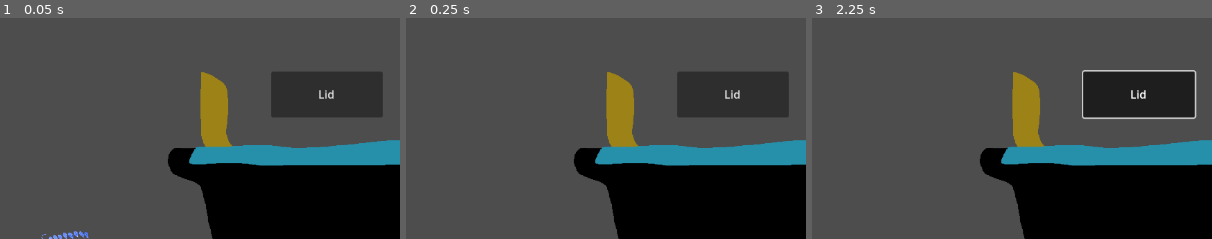
Above: before the commit, frames 1-3 (left to right).
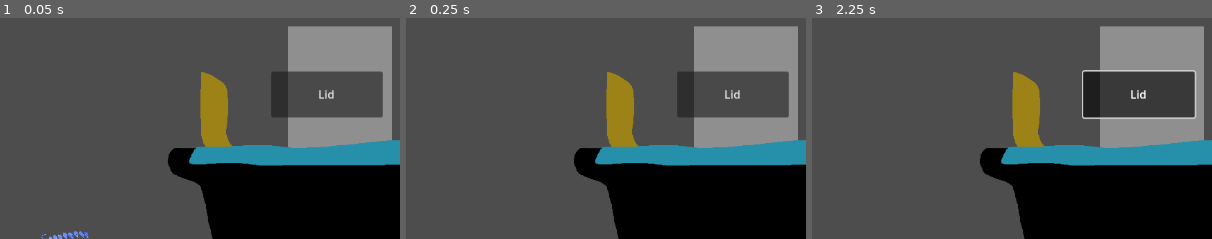
Above: after the commit, the same moments.

Repository: Gutek8134/poison-craft
Game: Godot game, scene res://scenes/levels/main.tscn
Two runs of this game, one before a commit and one after it. Both use one fixed random seed, a clock stepped at 60 frames per second and the inputs below. The engine's default icon, where the game draws it, is replaced by a stand-in: a white triangle on a blue panel in a dark square.
Inputs (mouse positions are % of the whole screen's width and height, from its top left):
- Up to frame 1 (0.05 s): no input
- Up to frame 2 (0.25 s): no input
- Up to frame 3 (2.25 s): click (58, 93) at 0.5 s; click (39, 93) at 1.25 s; click "Lid" at 2 s
The pictures show only the part of the screen within x 8-58%, y 17-67%; the shares and areas given below are measured in that part.

The runs differ from the first frame. In frame 1, 14% of the frame differs, in the area x 72-98%, y 3-59%; in frame 2, 14%; in frame 3, 13%.

Commit message:
created a salesperson to buy ingredients

Diff:
--- a/scenes/levels/shop.tscn
+++ b/scenes/levels/shop.tscn
@@ -1,6 +1,4 @@
-[gd_scene load_steps=2 format=3 uid="uid://4utasimisca2"]
-
-[ext_resource type="PackedScene" uid="uid://drjqsug8tgsxf" path="res://scenes/prefabs/ui/shop_item.tscn" id="1_csf3d"]
+[gd_scene format=3 uid="uid://4utasimisca2"]
 
 [node name="Shop" type="Control"]
 layout_mode = 3
@@ -23,15 +21,3 @@
 size_flags_horizontal = 3
 size_flags_vertical = 3
 columns = 3
-
-[node name="ShopItem" parent="ScrollContainer/GridContainer" instance=ExtResource("1_csf3d")]
-layout_mode = 2
-
-[node name="ShopItem2" parent="ScrollContainer/GridContainer" instance=ExtResource("1_csf3d")]
-layout_mode = 2
-
-[node name="ShopItem3" parent="ScrollContainer/GridContainer" instance=ExtResource("1_csf3d")]
-layout_mode = 2
-
-[node name="ShopItem4" parent="ScrollContainer/GridContainer" instance=ExtResource("1_csf3d")]
-layout_mode = 2
--- /dev/null
+++ b/scenes/prefabs/salesperson.tscn
@@ -0,0 +1,48 @@
+[gd_scene load_steps=6 format=3 uid="uid://b1ptbkw4803h3"]
+
+[ext_resource type="Script" path="res://scripts/salesperson.gd" id="1_cv0lr"]
+[ext_resource type="Texture2D" uid="uid://h01ytmr31lmw" path="res://content/images/minus-t.png" id="2_lm4uw"]
+[ext_resource type="PackedScene" uid="uid://d3yf7ug2j1uwo" path="res://scenes/prefabs/ui/dialogue_box.tscn" id="2_ul2yv"]
+[ext_resource type="PackedScene" uid="uid://4utasimisca2" path="res://scenes/levels/shop.tscn" id="3_5of2f"]
+
+[sub_resource type="RectangleShape2D" id="RectangleShape2D_pbuwa"]
+size = Vector2(150, 400)
+
+[node name="Salesperson" type="Node2D"]
+z_index = -2
+position = Vector2(71, 205)
+script = ExtResource("1_cv0lr")
+
+[node name="Area2D" type="Area2D" parent="."]
+monitorable = false
+
+[node name="CollisionShape2D" type="CollisionShape2D" parent="Area2D"]
+shape = SubResource("RectangleShape2D_pbuwa")
+
+[node name="Sprite2D" type="Sprite2D" parent="Area2D/CollisionShape2D"]
+position = Vector2(0, -0.500004)
+scale = Vector2(0.608333, 1.65417)
+texture = ExtResource("2_lm4uw")
+
+[node name="DialogueBox1" parent="." instance=ExtResource("2_ul2yv")]
+visible = false
+position = Vector2(-152, -68)
+
+[node name="DialogueBox2" parent="." instance=ExtResource("2_ul2yv")]
+visible = false
+position = Vector2(254, -74)
+
+[node name="Shop" parent="." instance=ExtResource("3_5of2f")]
+visible = false
+anchors_preset = 0
+anchor_right = 0.0
+anchor_bottom = 0.0
+offset_left = -71.0
+offset_top = -205.0
+offset_right = 1081.0
+offset_bottom = 443.0
+grow_horizontal = 1
+grow_vertical = 1
+
+[connection signal="body_entered" from="Area2D" to="." method="_on_area_2d_body_entered"]
+[connection signal="input_event" from="Area2D" to="." method="_on_area_2d_input_event"]
--- a/scripts/customer.gd
+++ b/scripts/customer.gd
@@ -17,9 +17,9 @@
 var __original_position: Vector2
 
 
-static var customer_scene: PackedScene = preload("res://scenes/prefabs/customer.tscn")
+const customer_scene: PackedScene = preload("res://scenes/prefabs/customer.tscn")
 
-static var customer_names = ["Bob"]
+const customer_names = ["Bob"]
 
 # TODO: add more
 static var customer_ranges = \
--- /dev/null
+++ b/scripts/salesperson.gd
@@ -0,0 +1,80 @@
+class_name SalesPerson
+
+extends Node2D
+
+@export var sprite_size := Vector2(150, 400)
+
+@onready var shop_ui = $Shop
+@onready var shop_items_container = $Shop/ScrollContainer/GridContainer
+
+const shop_item_scene = preload("res://scenes/prefabs/ui/shop_item.tscn")
+
+## String -> ShopItem
+var assortment: Dictionary = {}
+var pricing_multiplier: float = 1.0
+## String -> Texture
+static var salesperson_sprites: Dictionary = {
+	"General": preload("res://content/images/minus-t.png")
+}
+
+
+var ingredient_data_table: IngredientDataTable = IngredientDataTable.factory()
+
+const salesperson_scene: PackedScene = preload("res://scenes/prefabs/salesperson.tscn")
+
+static func generate_random_salesperson() -> SalesPerson:
+	var new_salesperson: SalesPerson = salesperson_scene.instantiate() as SalesPerson
+	print(new_salesperson.pricing_multiplier)
+	new_salesperson.pricing_multiplier = randf_range(0.8, 1.2)
+
+	var sprite = new_salesperson.get_node("Area2D/CollisionShape2D/Sprite2D") as Sprite2D
+	sprite.texture = salesperson_sprites["General"]
+	sprite.scale = new_salesperson.sprite_size / sprite.texture.get_size()
+
+
+	return new_salesperson
+
+func _ready() -> void:
+	# print((new_salesperson.ingredient_data_table.data["Blue Leaf"] as IngredientData).composition)
+	assortment = {
+		"Blue Leaf": shop_item_scene.instantiate()
+	}
+	assortment["Blue Leaf"].ingredient_name = "Blue Leaf"
+	print(assortment)
+	setup_shop()
+	update_shop_display()
+
+func setup_shop() -> void:
+	for item in assortment.values():
+		assert(item is ShopItem)
+		item.price = roundi(item.base_price * (pricing_multiplier - item.special_discount))
+		item.run_out.connect(_on_item_run_out)
+		shop_items_container.add_child(item)
+
+func update_shop_display() -> void:
+	pass
+
+func _on_area_2d_body_entered(_body: Node2D) -> void:
+	pass
+
+func _on_area_2d_input_event(_viewport: Node, event: InputEvent, _shape_idx: int) -> void:
+	if event is InputEventMouseButton:
+		if event.pressed and event.button_index == MOUSE_BUTTON_LEFT:
+			shop_ui.visible = !shop_ui.visible
+
+func _on_item_run_out(ingredient_name: String) -> void:
+	assortment.erase(ingredient_name)
+
+func _enter_tree() -> void:
+	var spawn: Node2D
+	if get_tree().current_scene is not MainScene:
+		spawn = get_tree().current_scene.get_node("SalesSpawn")
+	else:
+		spawn = (get_tree().current_scene as MainScene).counter_scene.get_node("SalesSpawn")
+	if spawn:
+		global_position = spawn.global_position
+	else:
+		global_position = get_viewport_rect().get_center()
+
+func _init(_pricing_multiplier: float = 1.0) -> void:
+	pricing_multiplier = _pricing_multiplier
--- a/scripts/shop_item.gd
+++ b/scripts/shop_item.gd
@@ -1,11 +1,18 @@
+class_name ShopItem
+
 extends Control
 
-@export var price: int = 20
+@export var base_price: int = 20
+@export var special_discount: float = 0.0
 @export var ingredient_name: String
 ## In grams
 @export var ingredient_weight: int = 100
 @export var amount_left: int = 1
 @export var infinite_supply: bool = false
+
+var price: int
+
+signal run_out(ingredient_name)
 
 func _on_buy() -> void:
     if InventoryManager.gold < price:
@@ -21,4 +28,13 @@
 
     amount_left -= 1
     if amount_left <= 0:
+        run_out.emit(ingredient_name)
         queue_free()
+
+func _init(_ingredient_name: String = "", _amount_left: int = 1, _infinite_supply: bool = false, _base_price: int = 20, _special_discount: float = 0.0, _ingredient_weight: int = 100):
+    base_price = _base_price
+    special_discount = _special_discount
+    ingredient_name = _ingredient_name
+    ingredient_weight = _ingredient_weight
+    amount_left = _amount_left
+    infinite_supply = _infinite_supply
--- a/scripts/time_manager.gd
+++ b/scripts/time_manager.gd
@@ -2,10 +2,14 @@
 
 func _ready() -> void:
     spawn_customer.call_deferred()
+    spawn_salesperson.call_deferred()
 
 func spawn_customer():
     var customer: Customer = Customer.generate_random_customer()
-    if get_tree().current_scene is not MainScene:
-        get_tree().current_scene.add_child.call_deferred(customer)
-    else:
+    if get_tree().current_scene is MainScene:
         (get_tree().current_scene as MainScene).counter_scene.add_child.call_deferred(customer)
+
+func spawn_salesperson() -> void:
+    var salesperson: SalesPerson = SalesPerson.generate_random_salesperson()
+    if get_tree().current_scene is MainScene:
+        (get_tree().current_scene as MainScene).counter_scene.add_child.call_deferred(salesperson)
Not shown, changed: .gitignore
